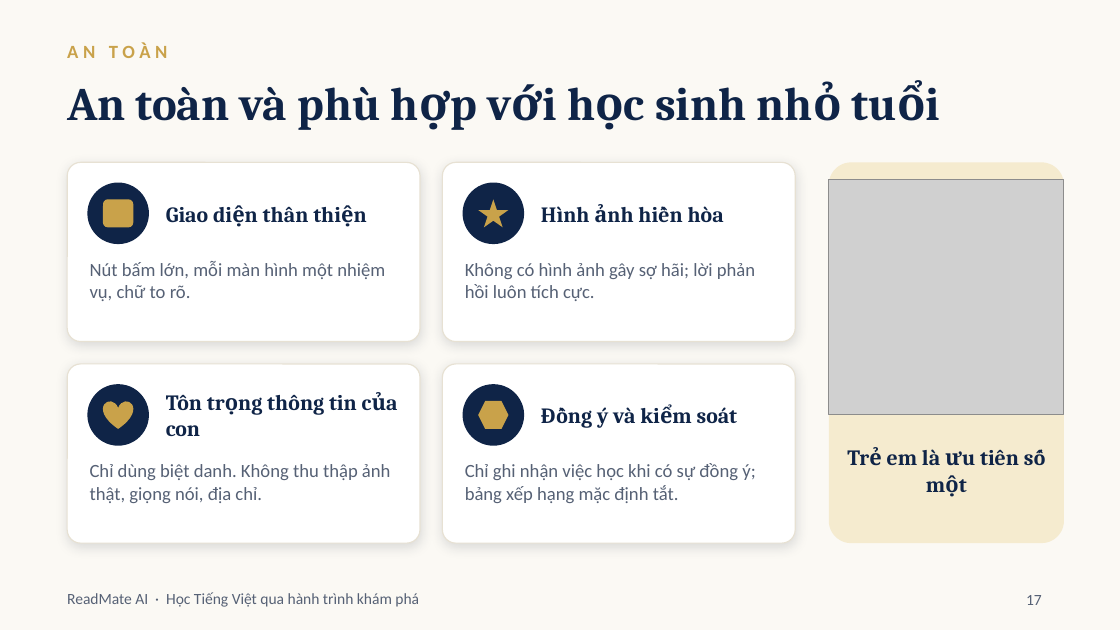
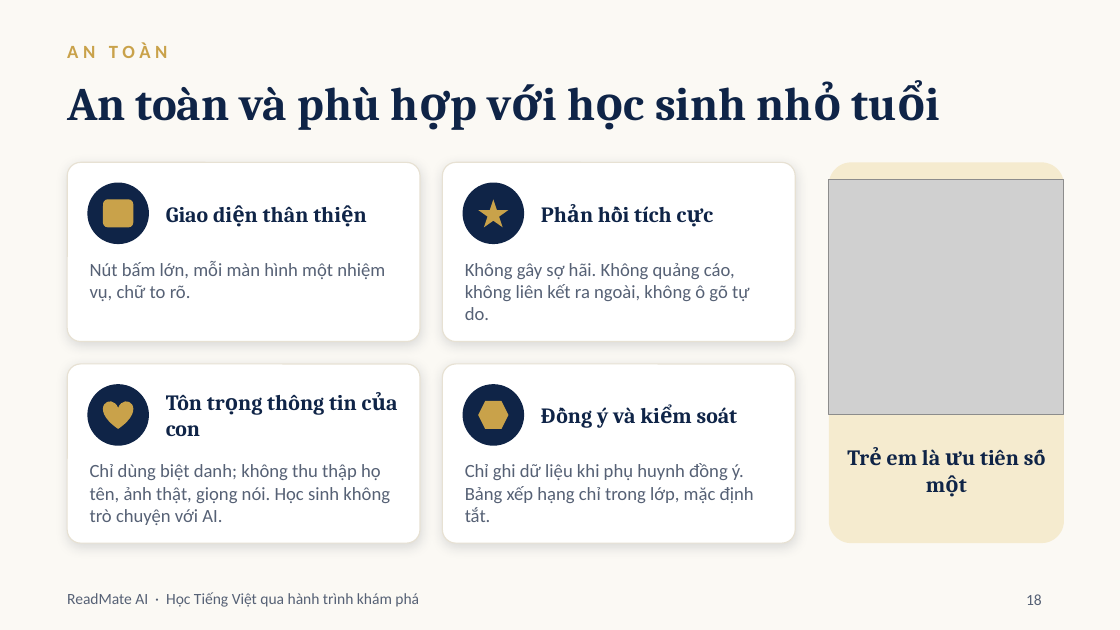
Before and after one commit to ThaiTaka/ReadMateAI, a slide deck: slide 18 of docs/presentations/ReadMateAI_BaoCaoDuAn.pptx (slide 17 before the commit). Drawn at 1120x630 pixels with LibreOffice and Linux fonts; fonts in the diff are those of the drawing; grey boxes stand for pictures. Boxes give left, top, right and bottom in pixels: in the first picture for what was removed or moved away, otherwise in the second. Text is boxed around its words. In the diff, an @@ line names an element or a change of style, - is before the commit and + after.

```diff
--- a/docs/presentations/ReadMateAI_BaoCaoDuAn.pptx
+++ b/docs/presentations/ReadMateAI_BaoCaoDuAn.pptx
@@ text at (x1=634, y1=206, x2=672, y2=222): text changed @@
-Hình ảnh hiền hòa
+Phản hồi tích cực
@@ text at (x1=465, y1=263, x2=749, y2=320): text changed @@
-Không có hình ảnh gây sợ hãi; lời phản hồi luôn tích cực.
+Không gây sợ hãi. Không quảng cáo, không liên kết ra ngoài, không ô gõ tự do.
@@ text at (x1=90, y1=464, x2=390, y2=525): text changed @@
-Chỉ dùng biệt danh. Không thu thập ảnh thật, giọng nói, địa chỉ.
+Chỉ dùng biệt danh; không thu thập họ tên, ảnh thật, giọng nói. Học sinh không trò chuyện với AI.
@@ text at (x1=465, y1=463, x2=754, y2=522): text changed @@
-Chỉ ghi nhận việc học khi có sự đồng ý; bảng xếp hạng mặc định tắt.
+Chỉ ghi dữ liệu khi phụ huynh đồng ý. Bảng xếp hạng chỉ trong lớp, mặc định tắt.
@@ page number at (x1=1026, y1=594, x2=1042, y2=605): text changed @@
-17
+18
```
Also in this commit, not shown: 7 other slides changed, 3 slides added, 2 slides removed, 10 other files.
